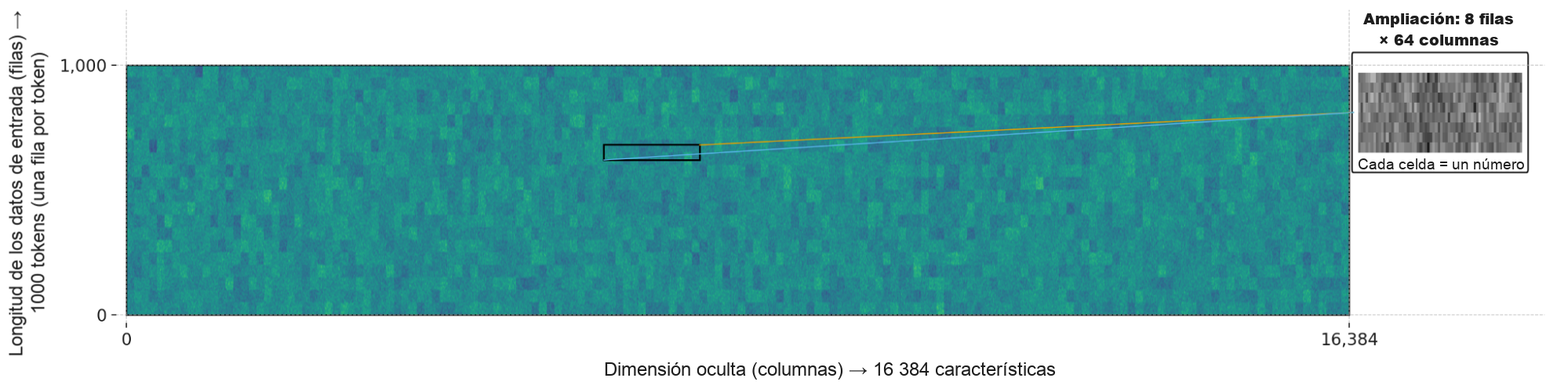
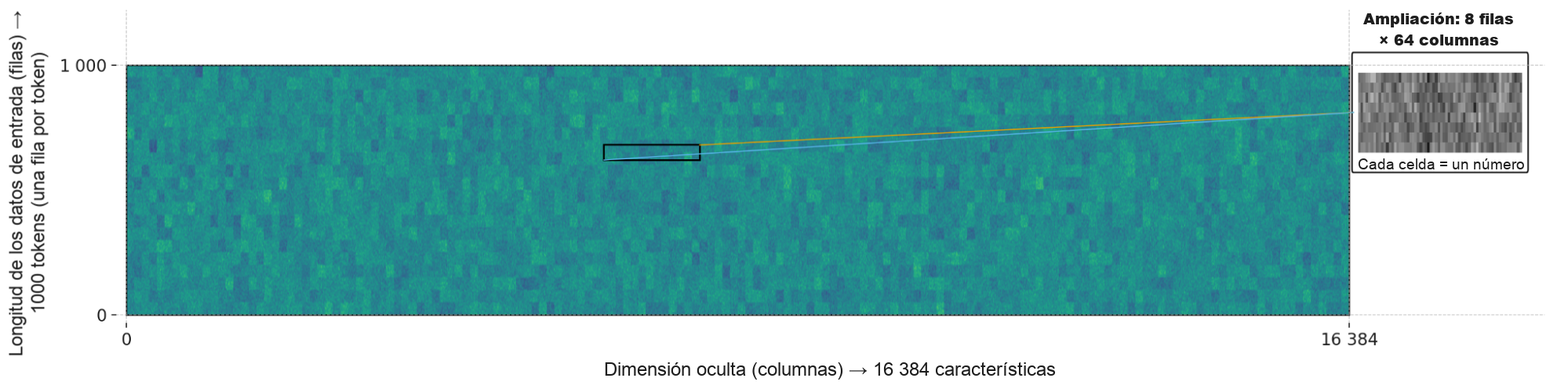
The second 1568×389 image is a revision of the first. Changes to its layers:
painted on "image5.png" over [70, 69, 1346, 349]
